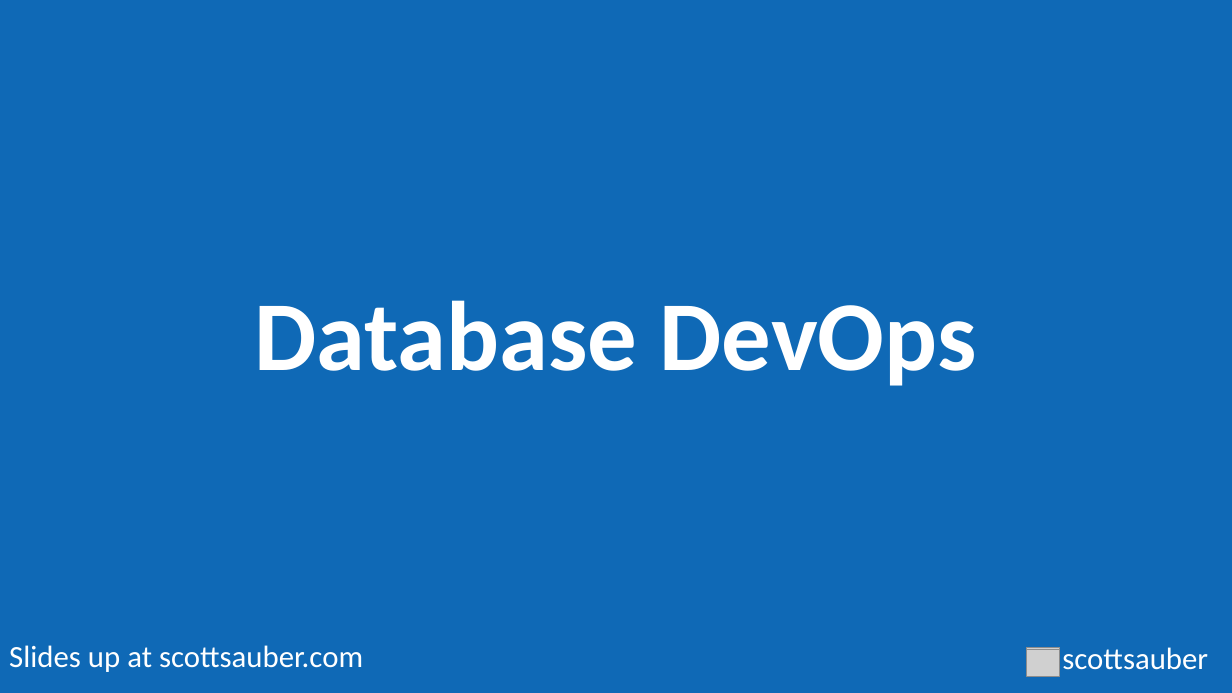
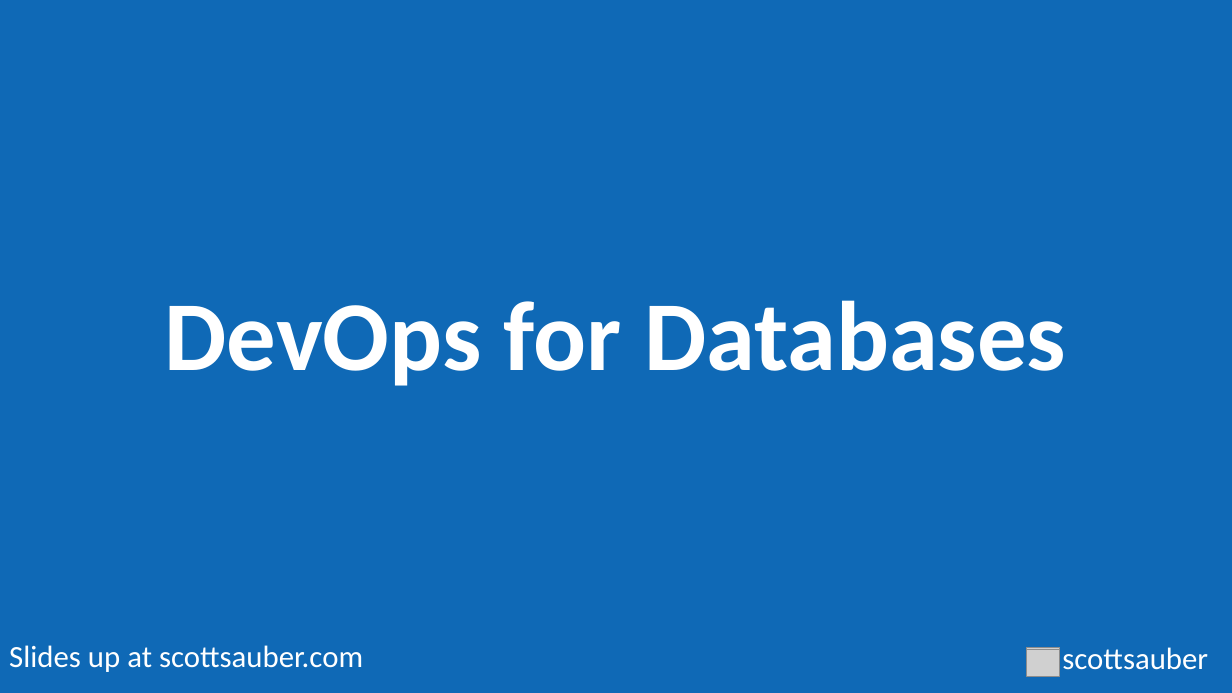
Before and after one commit to scottsauber/talks, a slide deck: slide 1 of 2022-05-11-NDCLondon-DatabaseDevOps/database-devops.pptx. Drawn at 1232x693 pixels with LibreOffice and Linux fonts; fonts in the diff are those of the drawing; grey boxes stand for pictures. Boxes give left, top, right and bottom in pixels: in the first picture for what was removed or moved away, otherwise in the second. Text is boxed around its words. In the diff, an @@ line names an element or a change of style, - is before the commit and + after.

```diff
--- a/2022-05-11-NDCLondon-DatabaseDevOps/database-devops.pptx
+++ b/2022-05-11-NDCLondon-DatabaseDevOps/database-devops.pptx
@@ title at [165, 300, 1066, 386]: text changed @@
-Database DevOps
+DevOps for Databases
```
Also in this commit, not shown: 1 other slide changed, 1 slide added, 1 slide removed.
